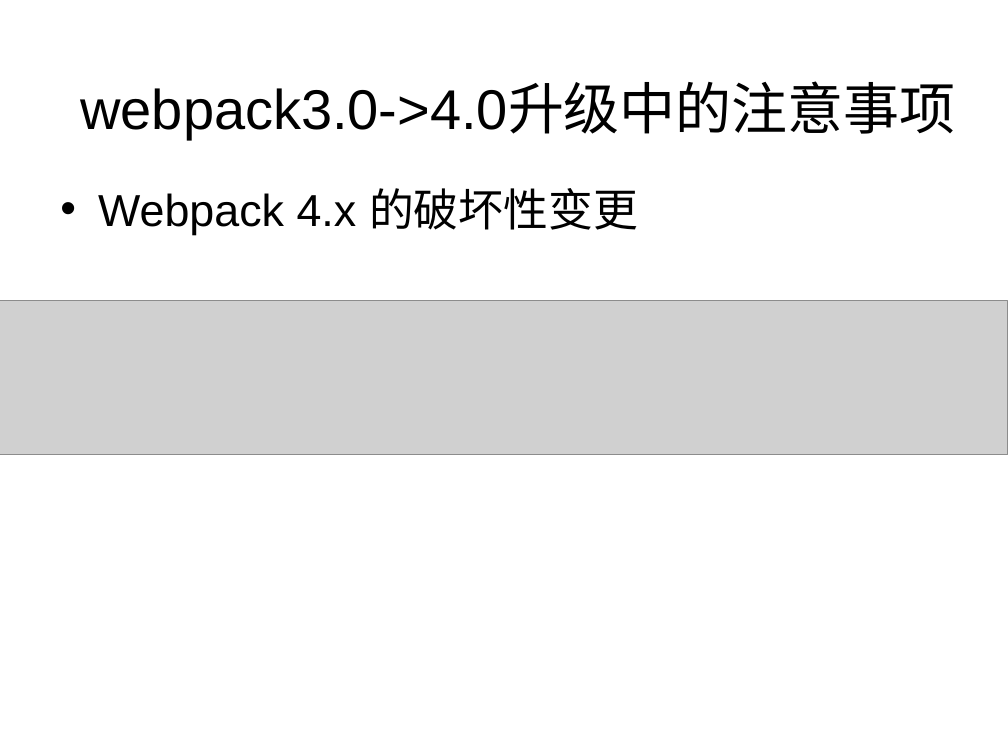
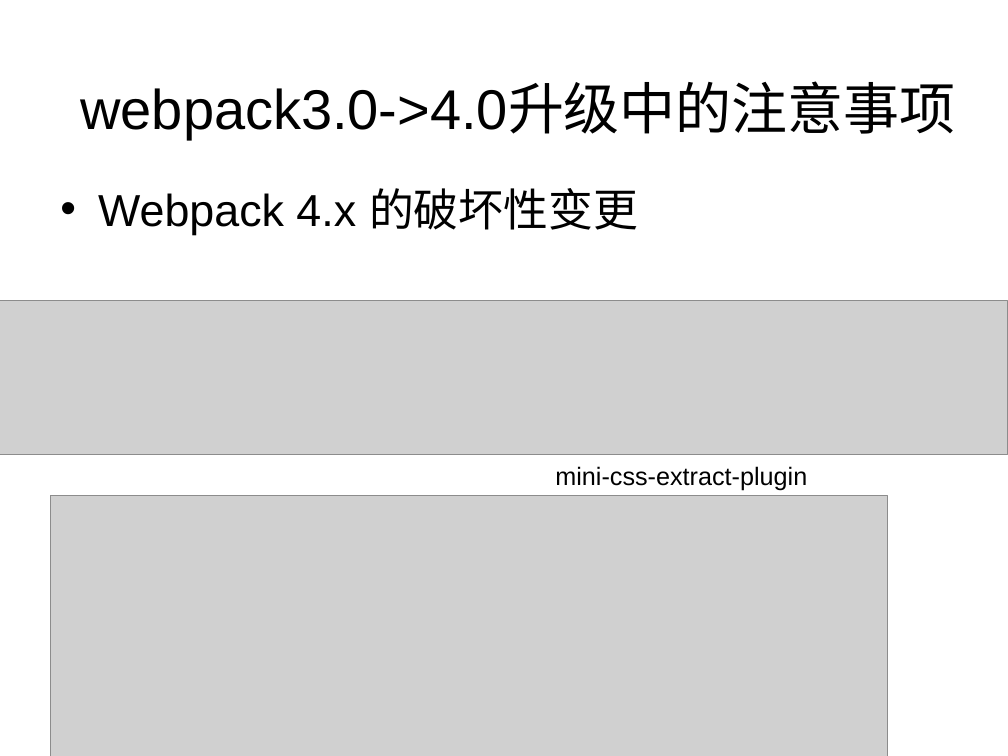
Before and after one commit to wangjiaoj/document, a slide deck: slide 11 of webpack/webpack教程.ppt. Drawn at 1008x756 pixels with LibreOffice and Linux fonts; fonts in the diff are those of the drawing; grey boxes stand for pictures. Boxes give left, top, right and bottom in pixels: in the first picture for what was removed or moved away, otherwise in the second. Text is boxed around its words. In the diff, an @@ line names an element or a change of style, - is before the commit and + after.

```diff
--- a/webpack/webpack教程.ppt
+++ b/webpack/webpack教程.ppt
@@ text added at box(555, 466, 807, 491), 18 pt, text #000000 @@
+mini-css-extract-plugin
@@ picture added at box(50, 496, 887, 756) @@
```
Also in this commit, not shown: 20 other slides changed, 1 slide added, 1 slide removed, 9 other files.
